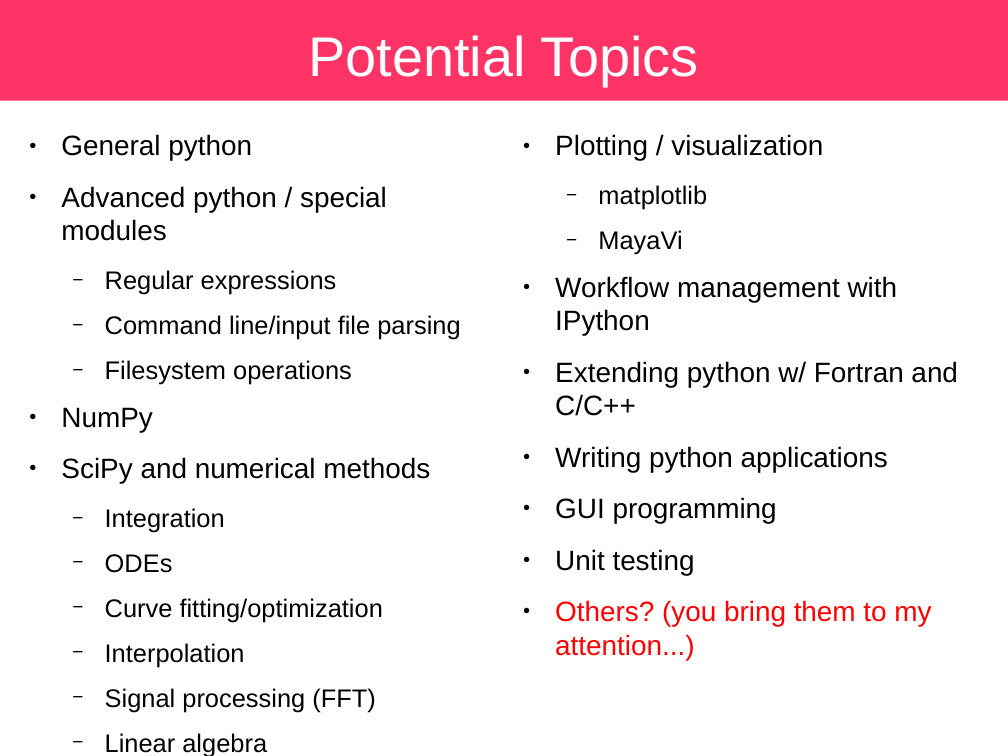
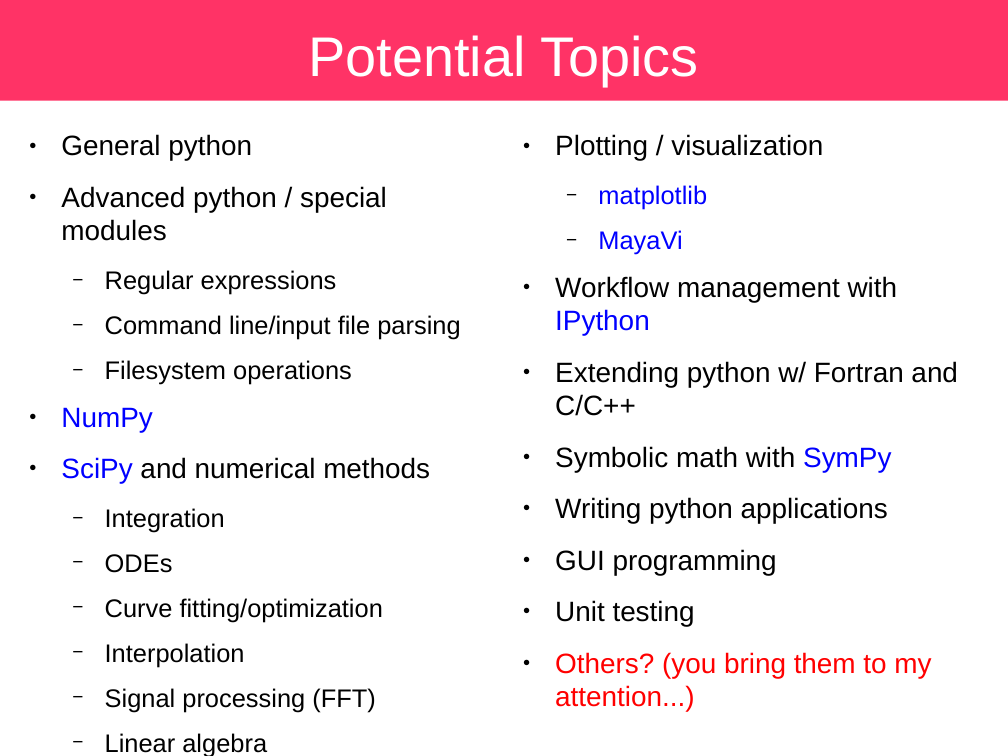
Before and after one commit to sbu-python-class/python-science, a slide deck: slide 43 of lectures/01-python/python.odp. Drawn at 1008x756 pixels with LibreOffice and Linux fonts; fonts in the diff are those of the drawing. Boxes give left, top, right and bottom in pixels: in the first picture for what was removed or moved away, otherwise in the second. Text is boxed around its words. In the diff, an @@ line names an element or a change of style, - is before the commit and + after.

```diff
--- a/lectures/01-python/python.odp
+++ b/lectures/01-python/python.odp
@@ text at (555, 185, 898, 336): text colour #000000 to #0000FF in "matplotlib", "MayaVi", "IPython" @@
@@ text at (61, 407, 430, 483): text colour #000000 to #0000FF in "NumPy", "SciPy" @@
@@ text at (555, 446, 891, 472): paragraph added @@
+● Symbolic math with SymPy
```
Also in this commit, not shown: 16 other slides changed, 2 slides added, 1 slide removed, 1 other file.
